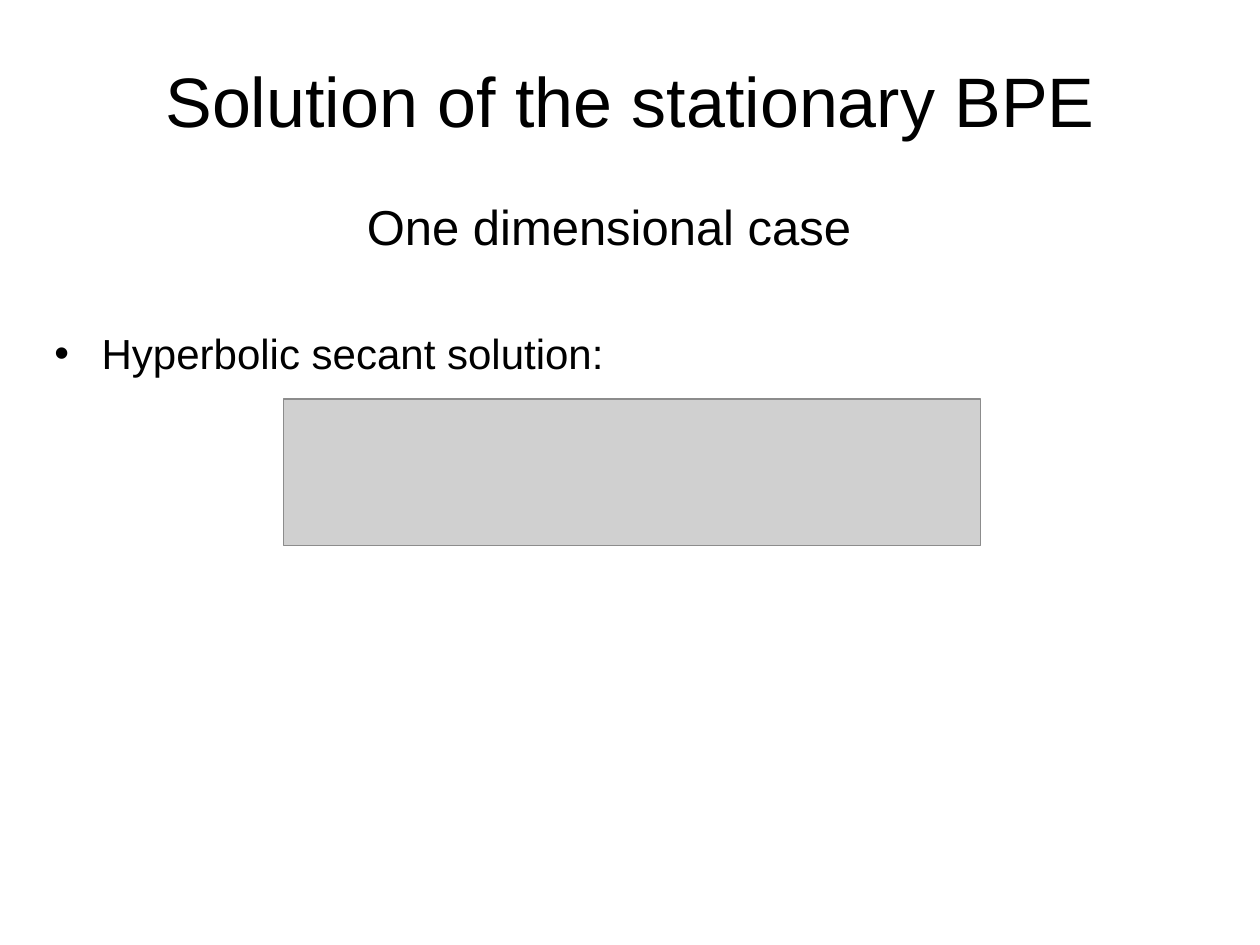
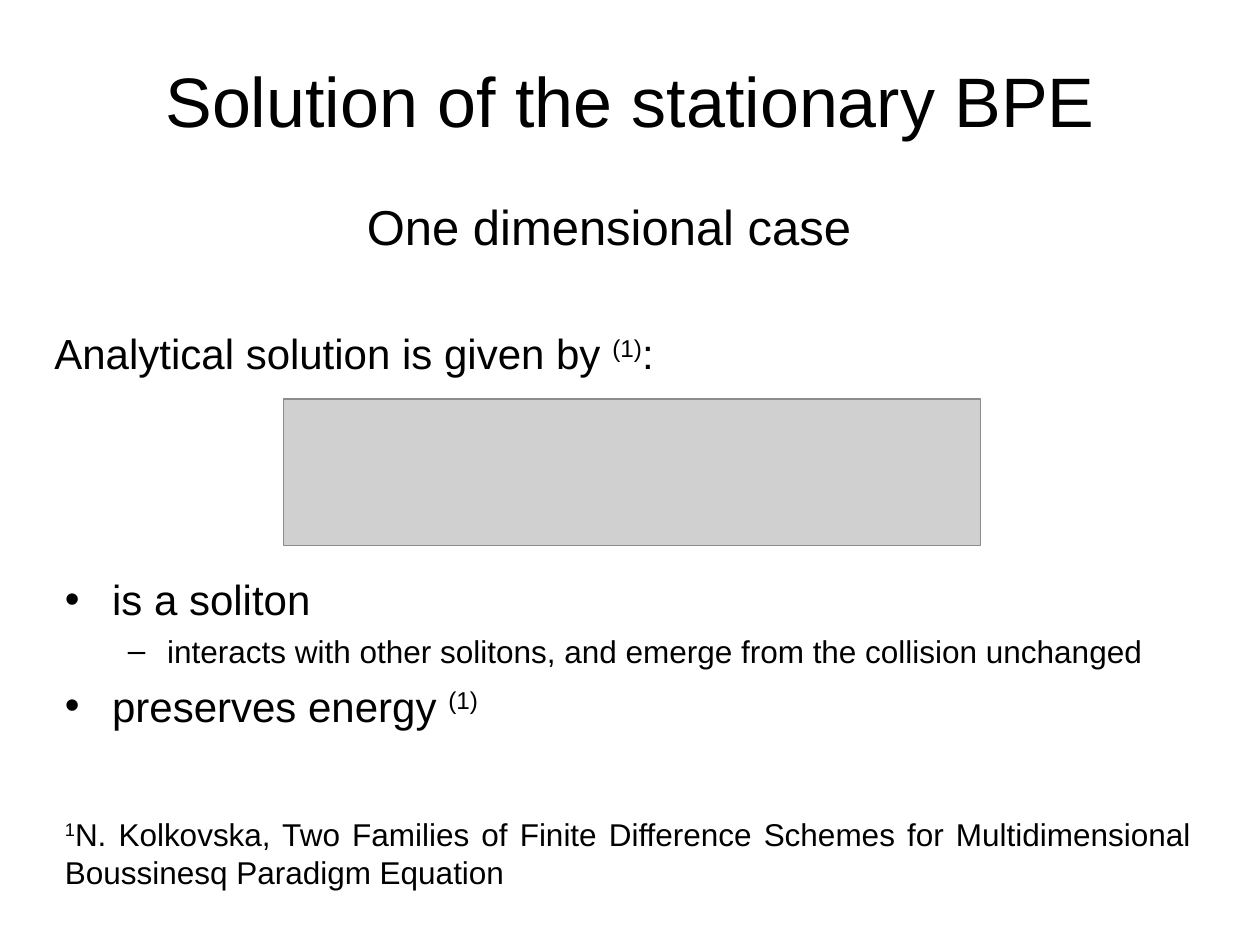
Before and after one commit to CloakMe/Boussinesq, a slide deck: slide 5 of Docu/Presentation Linz/Presentation.ppt. Drawn at 1260x945 pixels with LibreOffice and Linux fonts; fonts in the diff are those of the drawing; grey boxes stand for pictures. Boxes give left, top, right and bottom in pixels: in the first picture for what was removed or moved away, otherwise in the second. Text is boxed around its words. In the diff, an @@ line names an element or a change of style, - is before the commit and + after.

```diff
--- a/Docu/Presentation Linz/Presentation.ppt
+++ b/Docu/Presentation Linz/Presentation.ppt
@@ text at <box>54,338,642,378</box>: text changed @@
-• Hyperbolic secant solution:
+Analytical solution is given by (1):
@@ text added at <box>112,584,1142,730</box>, 18 pt, text #000000 @@
+• is a soliton
+  – interacts with other solitons, and emerge from the collision unchanged
+• preserves energy (1)
@@ text added at <box>65,823,1191,890</box>, 18 pt, text #000000 @@
+1N. Kolkovska, Two Families of Finite Difference Schemes for Multidimensional Boussinesq Paradigm Equation
```
Also in this commit, not shown: 1 other slide changed, 3 slides added, 1 slide removed.
